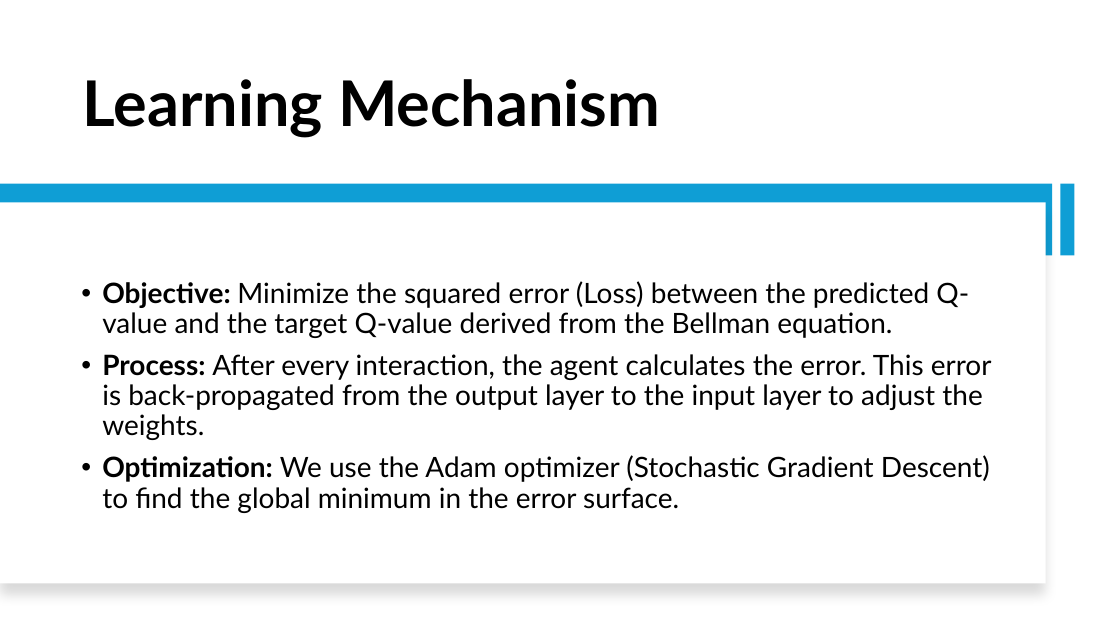
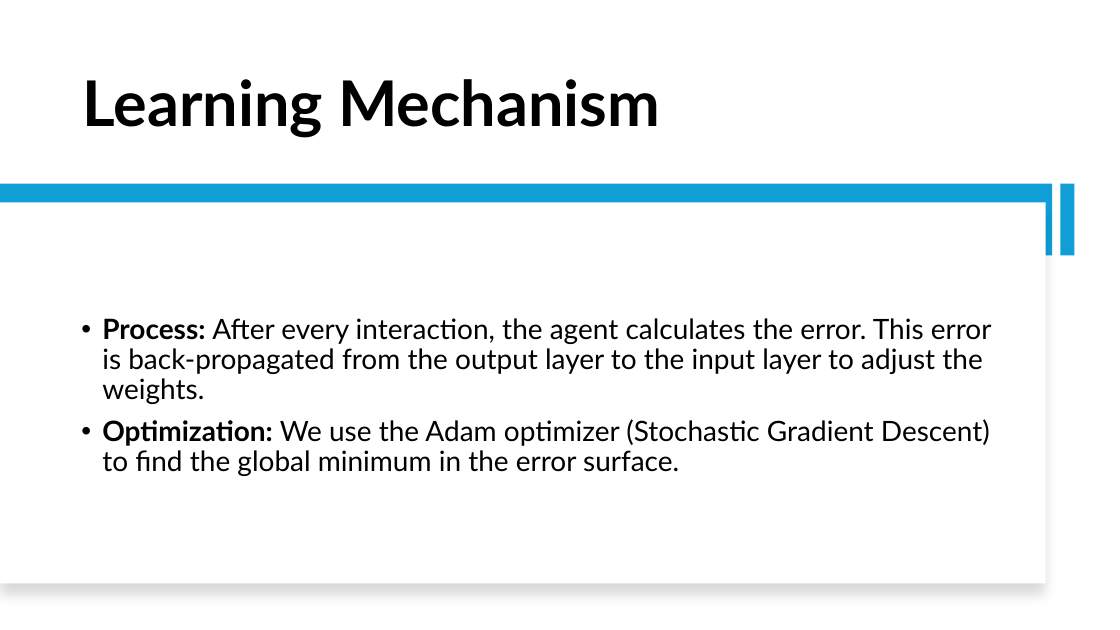
Before and after one commit to Srithwak/Coevolutionary_ARL_vs_EGT_agents_research, a slide deck: slide 6 of presentation.pptx (slide 5 before the commit). Drawn at 1120x630 pixels with LibreOffice and Linux fonts; fonts in the diff are those of the drawing. Boxes give left, top, right and bottom in pixels: in the first picture for what was removed or moved away, otherwise in the second. Text is boxed around its words. In the diff, an @@ line names an element or a change of style, - is before the commit and + after.

```diff
--- a/presentation.pptx
+++ b/presentation.pptx
@@ text at (x1=102, y1=281, x2=969, y2=338): paragraph removed @@
-• Objective: Minimize the squared error (Loss) between the predicted Q-value and the target Q-value derived from the Bellman equation.
```
Also in this commit, not shown: 6 other slides changed, 3 slides added, 2 slides removed, 15 other files.
